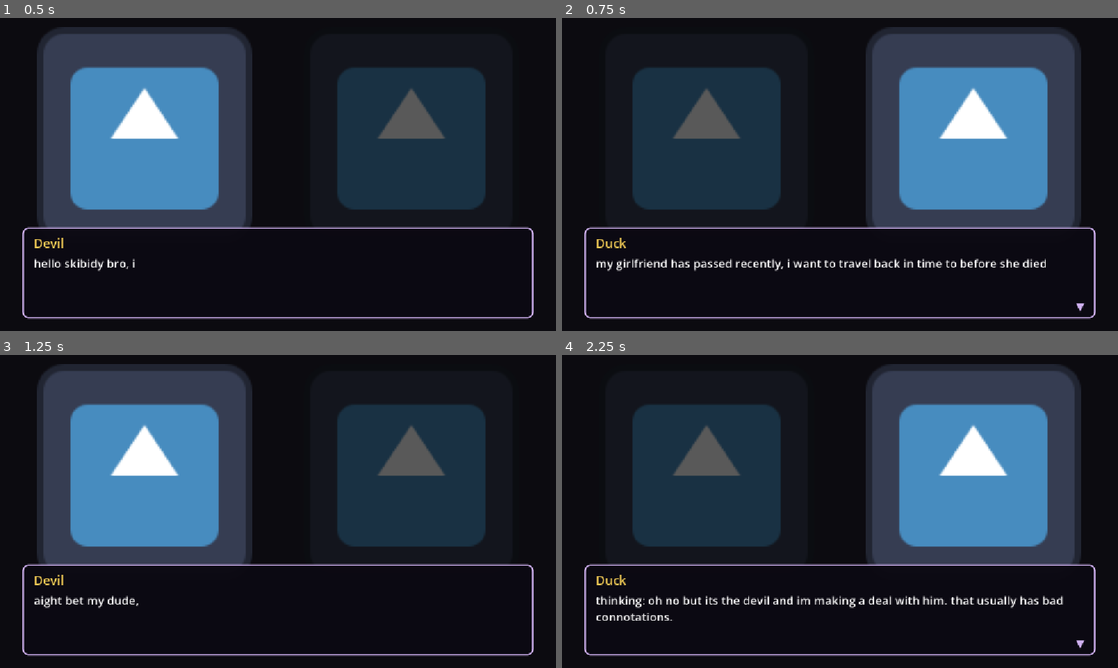
Above: before the commit, frames 1-4 (two rows, left to right).
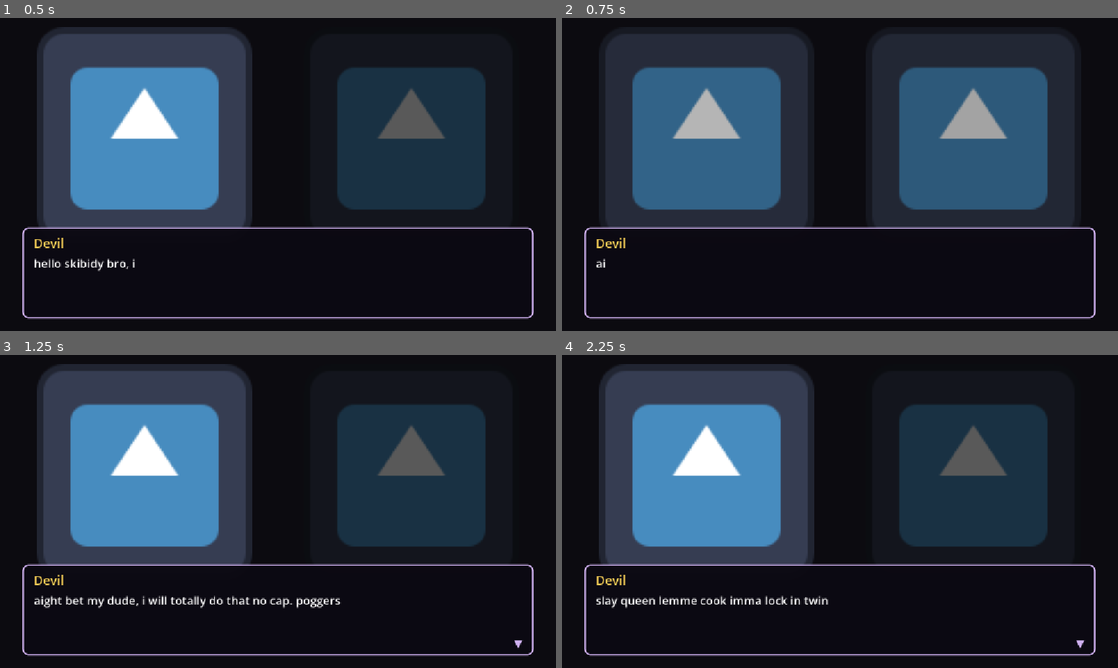
Above: after the commit, the same moments.

Repository: The-Quackonauts/DevilInTheDigits
Game: Godot game, scene res://scenes/intro.tscn
Same seed, same stepped clock (60 frames per second), same inputs: the game is played once before the commit and once after it. The engine's default icon, where the game draws it, is replaced by a stand-in: a white triangle on a blue panel in a dark square.
Inputs (mouse positions are in pixels of both pictures, inside the frame that each line leads up to):
- Up to frame 1 (0.5 s): no input
- Up to frame 2 (0.75 s): tap Enter (ui_accept) at 0.5 s; move the mouse to (962, 158) at 0.52 s; hold D (move_right) from 0.53 s (still down); hold Enter (ui_accept) from 0.53 s (still down); click (962, 158) at 0.67 s
- Up to frame 3 (1.25 s): keep holding D (move_right); keep holding Enter (ui_accept); tap Space (jump) at 0.77 s
- Up to frame 4 (2.25 s): release D (move_right) at 1.25 s; release Enter (ui_accept) at 1.25 s; drag from (728, 527) to (812, 574) at 1.27 s; move the mouse to (895, 442) at 2.02 s; hold A (move_left) from 2.03 s (still down); hold Enter (ui_accept) from 2.03 s (still down); click (895, 442) at 2.17 s

Frame 1 is identical in both runs. In frame 2, 46% of the frame differs, in the area x 6-95%, y 5-94%; in frame 3, 0.6%; in frame 4, 51%, in the area x 6-94%, y 2-85%.

Commit message:
improved digit rotations

Diff:
--- a/countey-gamey/project.godot
+++ b/countey-gamey/project.godot
@@ -53,6 +53,16 @@
 , Object(InputEventJoypadButton,"resource_local_to_scene":false,"resource_name":"","device":-1,"button_index":3,"pressure":0.0,"pressed":false,"script":null)
 ]
 }
+rotate_left={
+"deadzone": 0.2,
+"events": [Object(InputEventJoypadMotion,"resource_local_to_scene":false,"resource_name":"","device":-1,"axis":2,"axis_value":-1.0,"script":null)
+]
+}
+rotate_right={
+"deadzone": 0.2,
+"events": [Object(InputEventJoypadMotion,"resource_local_to_scene":false,"resource_name":"","device":-1,"axis":2,"axis_value":1.0,"script":null)
+]
+}
 
 [physics]
 
--- a/countey-gamey/scripts/cutscene.gd
+++ b/countey-gamey/scripts/cutscene.gd
@@ -6,6 +6,7 @@
 @export_range(1.0, 100.0, 1.0) var characters_per_second := 42.0
 @export_range(0.0, 1.0, 0.05) var inactive_brightness := 0.35
 @export_range(0.0, 1.0, 0.05) var fade_seconds := 0.2
+@export_range(0.0, 2.0, 0.05) var input_delay_seconds := 0.5
 
 @onready var portraits: Array[TextureRect] = [$Screen/LeftPortrait, $Screen/RightPortrait]
 @onready var speaker_label: Label = $Screen/TextBox/Speaker
@@ -19,6 +20,7 @@
 var _typing := false
 var _playing := false
 var _was_paused := false
+var _accept_input_after := 0
 var _fade: Tween
 
 
@@ -32,6 +34,7 @@
 	_cast = cast
 	_line_index = -1
 	_playing = true
+	_accept_input_after = Time.get_ticks_msec() + int(input_delay_seconds * 1000.0)
 	_was_paused = get_tree().paused
 	get_tree().paused = true
 	show()
@@ -54,15 +57,10 @@
 
 
 func _input(event: InputEvent) -> void:
-	if not _playing:
+	if not _playing or Time.get_ticks_msec() < _accept_input_after:
 		return
 
-	var clicked: bool = (
-		event is InputEventMouseButton
-		and event.button_index == MOUSE_BUTTON_LEFT
-		and event.pressed
-	)
-	if clicked or event.is_action_pressed("ui_accept"):
+	if event.is_pressed() and not event.is_echo():
 		get_viewport().set_input_as_handled()
 		if _typing:
 			_finish_typing()
--- a/countey-gamey/scripts/digit_display.gd
+++ b/countey-gamey/scripts/digit_display.gd
@@ -14,7 +14,6 @@
 ]
 
 @export_range(0.1, 20.0, 0.1) var rotation_follow_speed := 6.0
-@export_range(0.0, 0.9, 0.05) var controller_deadzone := 0.2
 
 @onready var segments := [$A, $B, $C, $D, $E, $F, $G]
 
@@ -25,7 +24,6 @@
 			_update_segments()
 
 var dragging := false
-var mouse_rotation_offset := 0.0
 
 
 func _ready() -> void:
@@ -35,23 +33,16 @@
 func _physics_process(delta: float) -> void:
 	if dragging:
 		var mouse_angle := (get_global_mouse_position() - global_position).angle()
-		_smooth_rotation_toward(mouse_angle + mouse_rotation_offset, delta)
+		_smooth_rotation_toward(mouse_angle, delta)
 		return
 
-	var joypads := Input.get_connected_joypads()
-	if not joypads.is_empty():
-		var joypad: int = joypads[0]
-		var turn_input := Input.get_joy_axis(joypad, JOY_AXIS_RIGHT_X)
-		if absf(turn_input) >= controller_deadzone:
-			rotation = wrapf(rotation + signf(turn_input) * rotation_follow_speed * delta, -PI, PI)
+	var turn_input := Input.get_axis("rotate_left", "rotate_right")
+	rotation = wrapf(rotation + turn_input * rotation_follow_speed * delta, -PI, PI)
 
 
 func _input(event: InputEvent) -> void:
 	if event is InputEventMouseButton and event.button_index == MOUSE_BUTTON_LEFT:
 		dragging = event.pressed
-		if dragging:
-			var mouse_angle := (get_global_mouse_position() - global_position).angle()
-			mouse_rotation_offset = rotation - mouse_angle
 
 
 func _smooth_rotation_toward(target_angle: float, delta: float) -> void:
